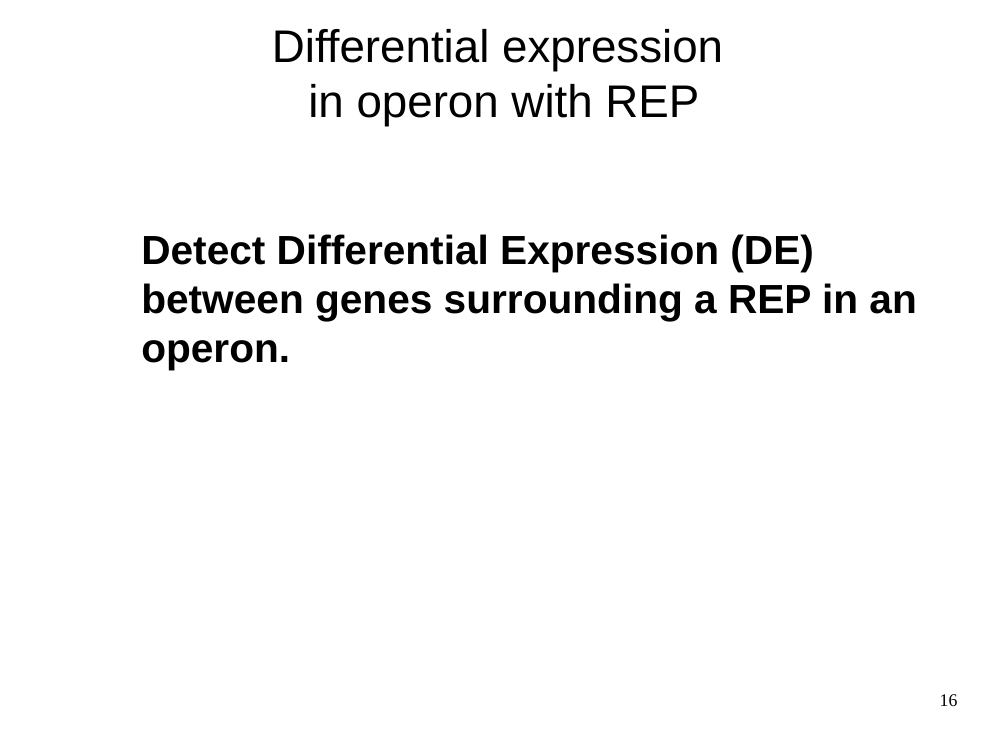
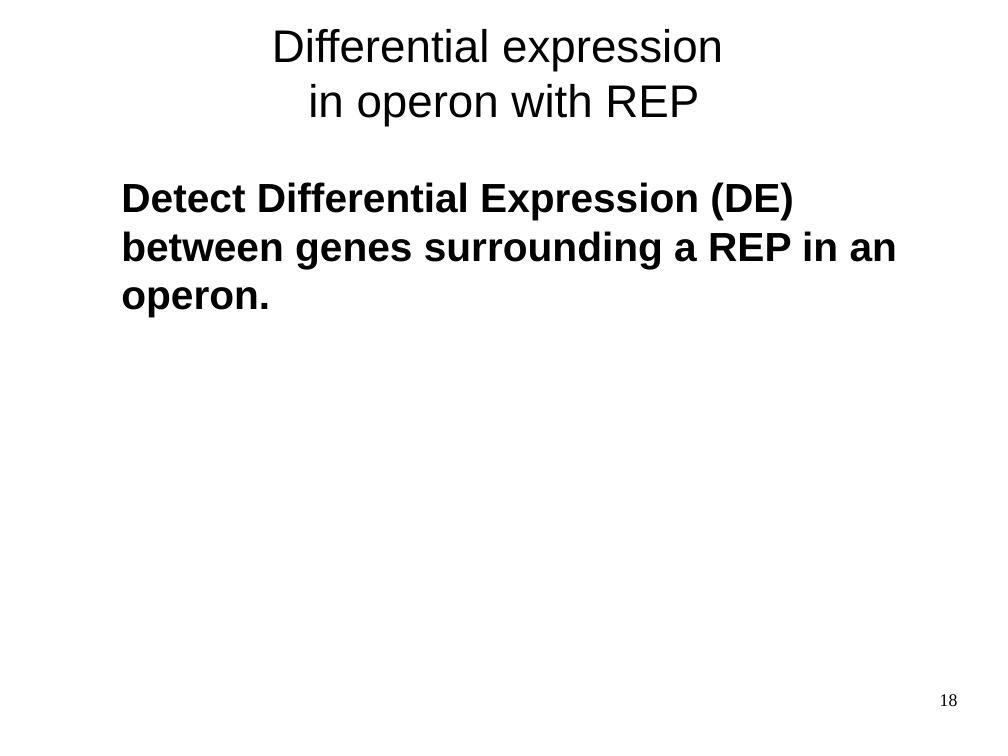
Before and after one commit to mesmeraf/stage_M2, a slide deck: slide 18 of presentations/presentation_labo_03-19.odp (slide 16 before the commit). Drawn at 1008x756 pixels with LibreOffice and Linux fonts; fonts in the diff are those of the drawing; background and template pictures are left out. Boxes give left, top, right and bottom in pixels: in the first picture for what was removed or moved away, otherwise in the second. Text is boxed around its words. In the diff, an @@ line names an element or a change of style, - is before the commit and + after.

```diff
--- a/presentations/presentation_labo_03-19.odp
+++ b/presentations/presentation_labo_03-19.odp
@@ text "Detect Differential Expression (DE) between ...": place and size @@
-text "Detect Differential Expression (DE) between ..." at bbox=[141, 234, 916, 369]
+text "Detect Differential Expression (DE) between ..." at bbox=[121, 182, 897, 317]
@@ page number at bbox=[940, 694, 958, 706]: text changed @@
-16
+18
```
Also in this commit, not shown: 14 other slides changed, 3 slides added, 1 slide removed, 8 other files.
